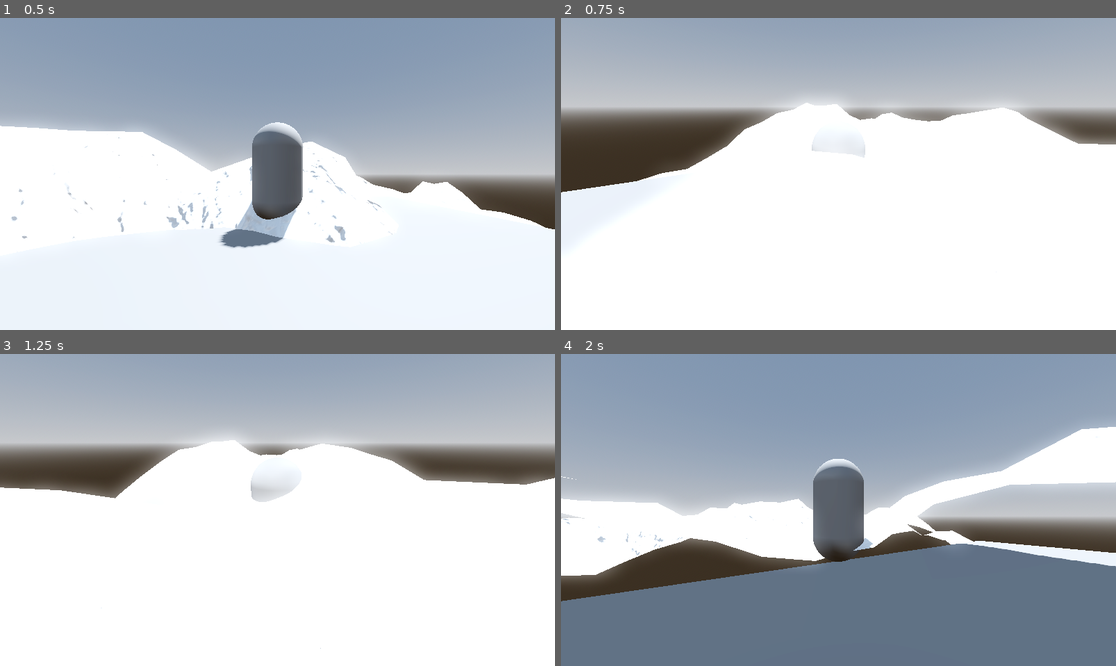
Above: before the commit, frames 1-4 (two rows, left to right).
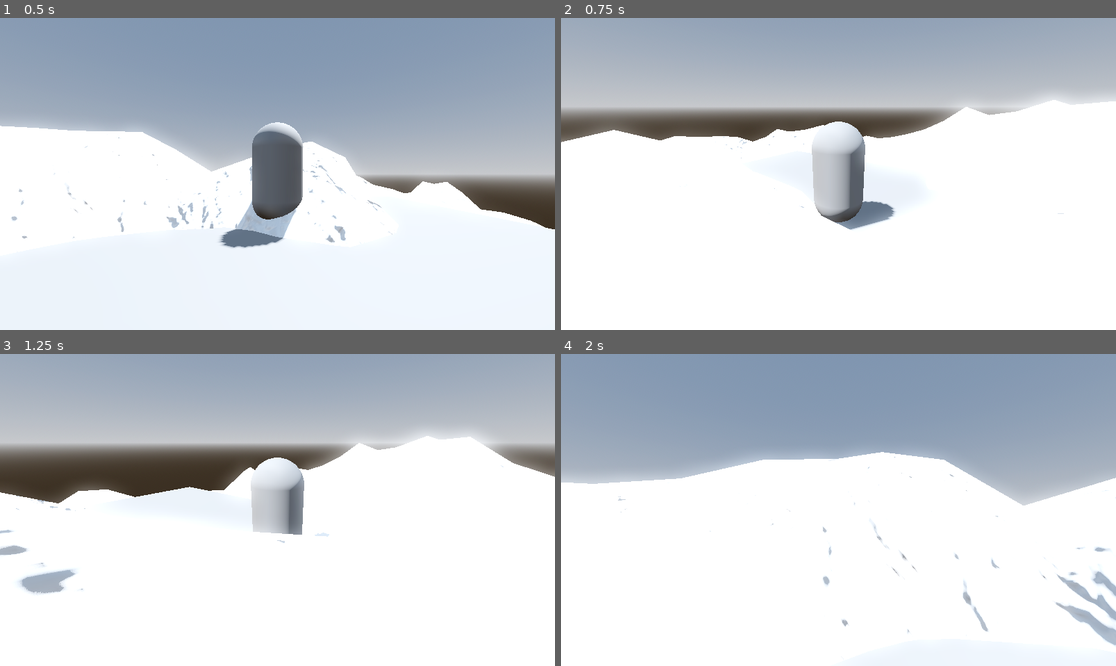
Above: after the commit, the same moments.

Repository: ChWh2/Thailand-Horror-Jam-2024
Game: Godot game, scene res://Scenes/main.tscn
Same seed, same stepped clock (60 frames per second), same inputs: the game is played once before the commit and once after it.
Inputs (mouse positions are in pixels of both pictures, inside the frame that each line leads up to):
- Up to frame 1 (0.5 s): no input
- Up to frame 2 (0.75 s): move the mouse to (960, 158) at 0.52 s; hold D (Right) from 0.53 s (still down); click (960, 158) at 0.67 s
- Up to frame 3 (1.25 s): keep holding D (Right)
- Up to frame 4 (2 s): move the mouse to (810, 510) at 1.27 s; release D (Right) at 1.28 s; hold W (Up) from 1.28 s (still down)

Frame 1 is identical in both runs. In frame 2, 12% of the frame differs, in the area x 0-100%, y 25-68%; in frame 3, 10%; in frame 4, 55%, in the area x 0-100%, y 23-100%.

Commit message:
Fixed Camera LR Rotation Being Inverted

Diff:
--- a/Scripts/CameraController.gd
+++ b/Scripts/CameraController.gd
@@ -26,4 +26,4 @@
 
 		neck.rotation.x = clamp(neck.rotation.x, deg_to_rad(-90), deg_to_rad(30))
 
-		player.rotate_y(event.relative.x * 0.01)
+		player.rotate_y(-event.relative.x * 0.01)
